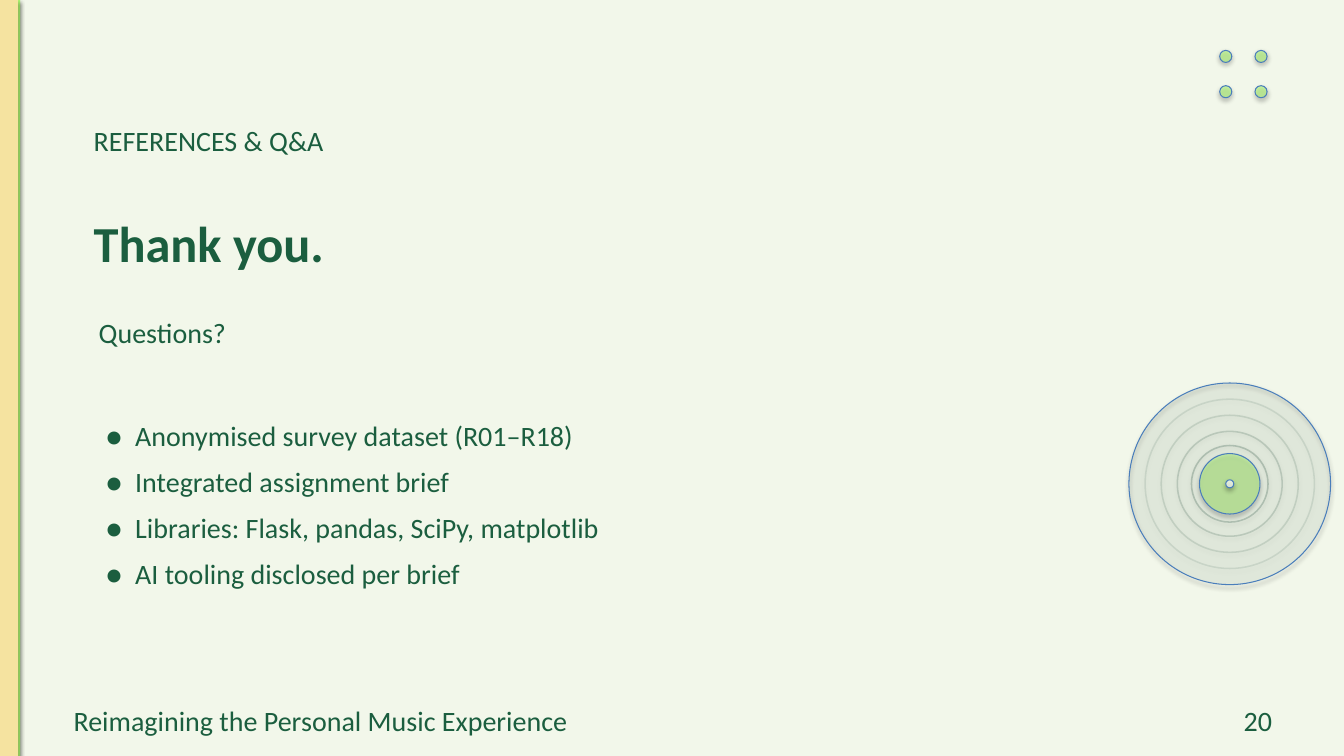
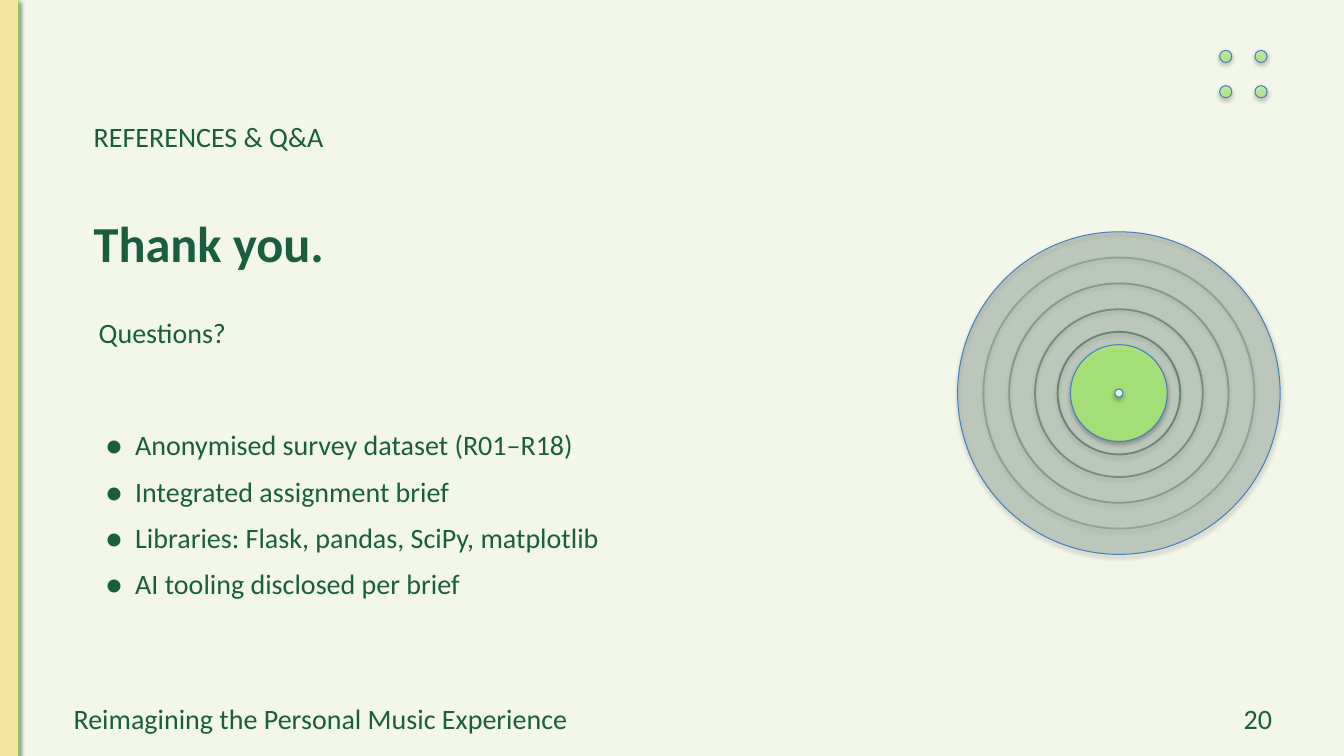
Before and after one commit to preet-kamdar/design-thinking-sem3, a slide deck: slide 20 of docs/Presentation.pptx. Drawn at 1344x756 pixels with LibreOffice and Linux fonts; fonts in the diff are those of the drawing. Boxes give left, top, right and bottom in pixels: in the first picture for what was removed or moved away, otherwise in the second. Text is boxed around its words. In the diff, an @@ line names an element or a change of style, - is before the commit and + after.

```diff
--- a/docs/Presentation.pptx
+++ b/docs/Presentation.pptx
@@ text "REFERENCES & Q&A": place and size @@
-text "REFERENCES & Q&A" at (94,132,323,155)
+text "REFERENCES & Q&A" at (94,128,323,151)
@@ ellipse: place and size @@
-ellipse at (1129,383,1331,585)
+ellipse at (958,232,1280,555)
@@ ellipse at (958,232,1280,555): fill #0E3B2A at 6% opacity to #0E3B2A at 18% opacity @@
@@ ellipse: place and size @@
-ellipse at (1145,399,1315,569)
+ellipse at (984,258,1255,529)
@@ ellipse: place and size @@
-ellipse at (1162,415,1299,553)
+ellipse at (1009,283,1229,503)
@@ ellipse: place and size @@
-ellipse at (1178,432,1282,536)
+ellipse at (1035,310,1203,477)
@@ outline #0E3B2A 1.1 pt to #0E3B2A 1.3 pt in 4 elements at (984,258,1255,529), (1035,310,1203,477), (1009,283,1229,503), (1058,332,1181,455) @@
@@ ellipse: place and size @@
-ellipse at (1192,446,1268,522)
+ellipse at (1058,332,1181,455)
@@ ellipse: place and size @@
-ellipse at (1200,454,1260,514)
+ellipse at (1071,345,1168,442)
@@ ellipse at (1071,345,1168,442): fill #ADFB70 at 45% opacity to #ADFB70 at 72% opacity @@
@@ ellipse: place and size @@
-ellipse at (1226,480,1234,488)
+ellipse at (1115,389,1123,397)
@@ ellipse at (1115,389,1123,397): fill #FFFFFF at 70% opacity to #FFFFFF at 85% opacity @@
@@ text "● Anonymised survey dataset (R01–R18)" at (135,434,599,599): vertical alignment top to middle @@
@@ text at (135,574,459,599): less space between paragraphs @@
```
Also in this commit, not shown: 19 other slides changed, 6 other files.
